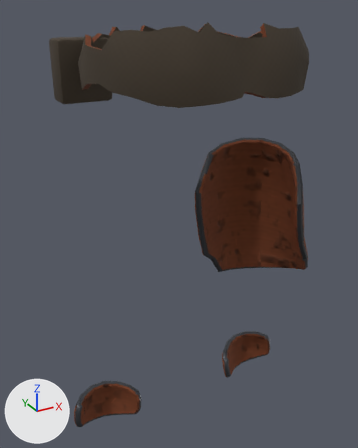
An edit to the glTF model art/armor/legs_raider.grunt.glb, drawn before and after from the same camera.
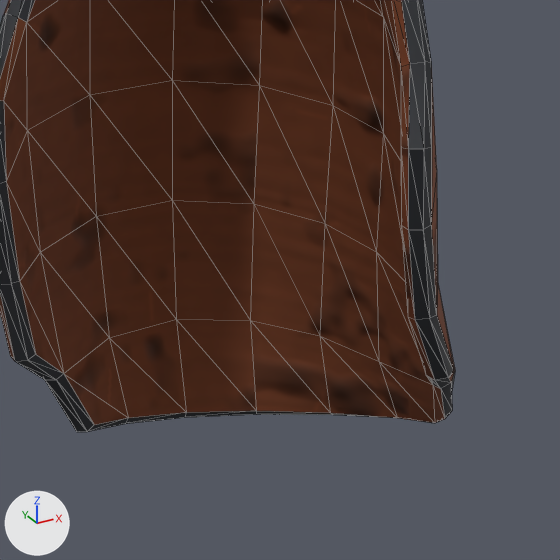
The first picture shows the older version from a 50 mm lens placed at (-0.383, -0.615, 1.201), pointed at (-0.012, 0.059, 0.864). The close-ups show the older and then the newer version on the part from 56% to 93% of the width and 38% to 67% of the height of that picture. Only the edits that show in the close-ups are written down. The axes (+X, +Y, +Z) are drawn at lower left. The lights are the same throughout. The close-ups show mesh edges as thin lines. Vertices at exactly the same position are counted once.

Names of what the first close-up shows: 'thigh_r__thigh_r.002'.
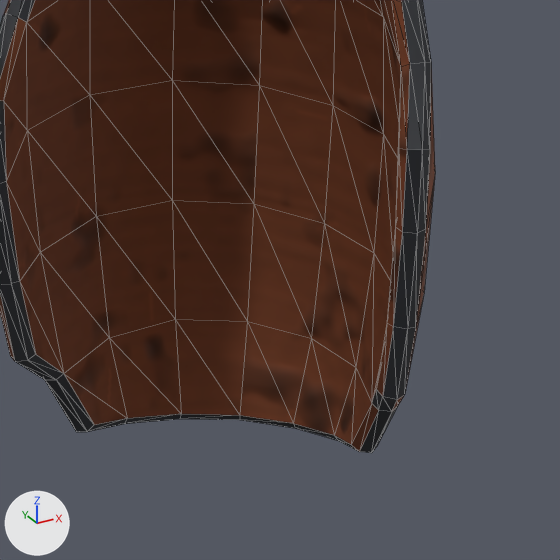
What differs and where, as boxes [x1, y1, x2, y2] in the close-ups (560 x 560 px; the box of a moved part takes in the faces that stretch with it):
```json
{"object": "thigh_r__thigh_r.002", "change": "reshaped", "before": [0, 0, 455, 432], "after": [0, 0, 435, 453]}
{"part": 1, "of": "me_thigh_r__thigh_r_002", "change": "moved or reshaped", "before": [109, 17, 452, 424], "after": [109, 17, 431, 453]}
```

Scene script edits in JSON lines:
```json
{"block": "me_thigh_r__thigh_r_002", "where": "# used by ob_thigh_r__thigh_r_002; location = (0.0, 0.0, 0.0)"}
{"op": "remove", "block": "me_thigh_r__thigh_r_002", "code": "me_thigh_r__thigh_r_002.from_pydata(...)  # 156 vertices, 308 faces; spans x 0.041..0.252, y -0.039..0.142, z 0.711..0.986"}
{"op": "add", "block": "me_thigh_r__thigh_r_002", "code": "me_thigh_r__thigh_r_002.from_pydata(...)  # 154 vertices, 304 faces; spans x 0.041..0.223, y -0.039..0.142, z 0.71..0.986"}
{"block": "me_thigh_r__thigh_r_002", "change": "me_thigh_r__thigh_r_002 part 1"}
{"block": "me_thigh_r__thigh_r_002", "change": "5 vertices are removed from x 0.242..0.251, y 0.013..0.018, z 0.729..0.735"}
{"block": "me_thigh_r__thigh_r_002", "change": "17 faces are deleted"}
{"block": "me_thigh_r__thigh_r_002", "change": "5 vertices in x 0.161..0.212, y -0.039..0.034, z 0.816..0.9 move by (-0.001, 0.0, 0.0)"}
{"block": "me_thigh_r__thigh_r_002", "change": "3 vertices in x 0.164..0.176, y -0.036..0.107, z 0.711..0.864 move by (-0.003, 0.0, -0.001)"}
{"block": "me_thigh_r__thigh_r_002", "change": "3 vertices in x 0.162..0.167, y -0.032..0.1, z 0.716..0.862 move by (-0.003, 0.0, 0.0)"}
{"block": "me_thigh_r__thigh_r_002", "change": "38 vertices move from x 0.162..0.252, y -0.032..0.111, z 0.711..0.874 to x 0.16..0.223, y -0.032..0.111, z 0.71..0.873"}
{"block": "me_thigh_r__thigh_r_002", "change": "3 vertices are added at (0.205, 0.016, 0.724), (0.197, 0.022, 0.728), (0.199, 0.018, 0.725)"}
{"block": "me_thigh_r__thigh_r_002", "change": "6 new faces join them, mat_armor_rust"}
{"block": "me_thigh_r__thigh_r_002", "change": "7 new faces join them, mat_armor_trim"}
```
